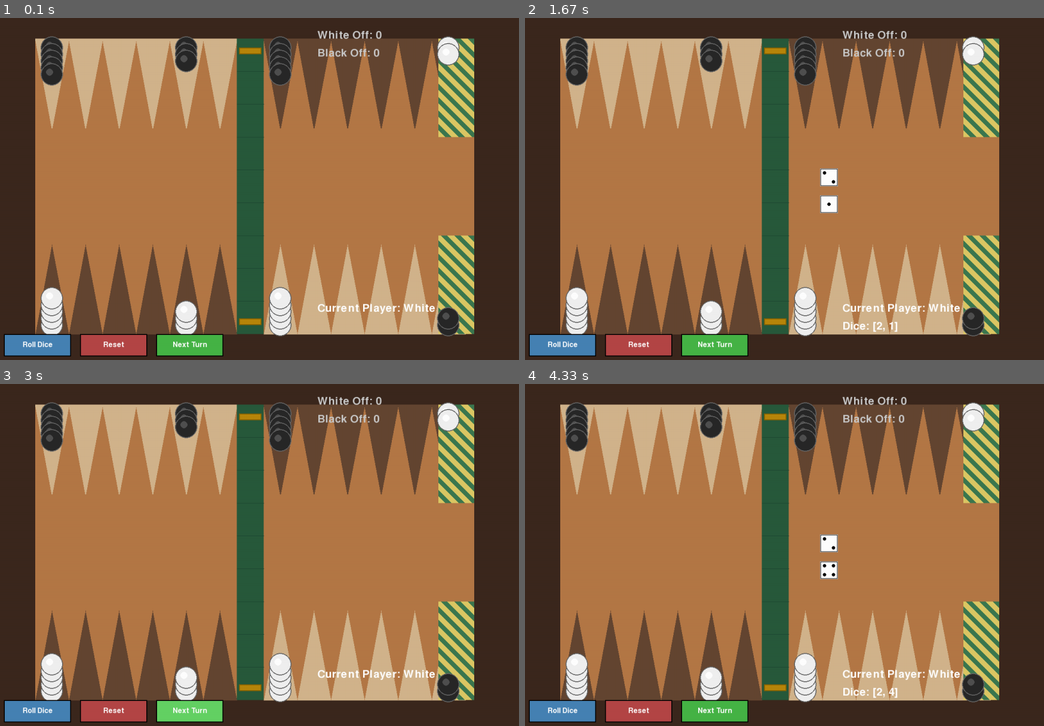
Above: before the commit, frames 1-4 (two rows, left to right).
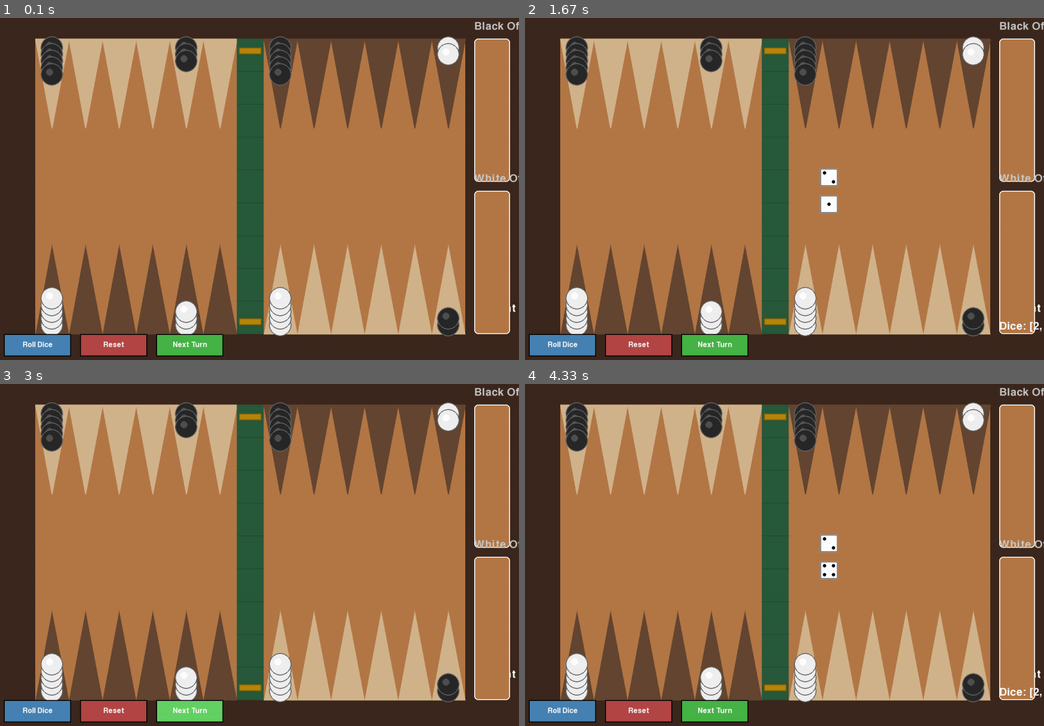
Above: after the commit, the same moments.

Repository: um-computacion/computacion-2025-backgammon-juliamorandini
Game: pygame game, started from PygameUI.py
Same seed, same stepped clock (60 frames per second), same inputs: the game is played once before the commit and once after it.
Inputs (mouse positions are in pixels of both pictures, inside the frame that each line leads up to):
- Up to frame 1 (0.1 s): no input
- Up to frame 2 (1.67 s): tap Space at 0.33 s; click (851, 212) at 0.72 s; click (800, 230) at 1.05 s; click (592, 271) at 1.38 s
- Up to frame 3 (3 s): click (254, 442) at 1.72 s; tap R at 2 s; hold N 2.33-2.87 s; tap Space at 2.4, 2.7 s; click "Next Turn" at 2.95 s
- Up to frame 4 (4.33 s): click (867, 678) at 3.28 s; tap Space at 3.63, 3.93 s

The runs differ from the first frame. In frame 1, 10% of the frame differs, in the area x 61-100%, y 1-93%; in frame 2, 11%; in frame 3, 10%; in frame 4, 11%.

Commit message:
agregado de bear offf boxes

Diff:
--- a/PygameUI.py
+++ b/PygameUI.py
@@ -71,6 +71,30 @@
         self.moves_made: int = 0
         self.max_moves_this_turn: int = 0
         self.running: bool = True
+
+
+        self.bear_off_area_width: int = 80 # Width of the bear-off area
+        # Calculate x position to be on the far right, with a small margin
+        self.bear_off_area_x: int = Config.SCREEN_WIDTH - self.bear_off_area_width - Config.BORDER_THICKNESS
+
+        # Black's Bear-Off Rect (Top-Right)
+        self.bear_off_rect_b: pygame.Rect = pygame.Rect(
+            self.bear_off_area_x, Config.BOARD_Y + Config.BORDER_THICKNESS,
+            self.bear_off_area_width, Config.BOARD_HEIGHT // 2 - Config.BORDER_THICKNESS * 1.5
+        )
+        # White's Bear-Off Rect (Bottom-Right)
+        self.bear_off_rect_w: pygame.Rect = pygame.Rect(
+            self.bear_off_area_x, Config.BOARD_Y + Config.BOARD_HEIGHT // 2 + Config.BORDER_THICKNESS * 0.5,
+            self.bear_off_area_width, Config.BOARD_HEIGHT // 2 - Config.BORDER_THICKNESS * 1.5
+        )
+
+        self.checker_radius: int = Config.CHECKER_RADIUS
+        self.checker_color_w: Tuple[int, int, int] = Config.WHITE_CHECKER
+        self.checker_color_b: Tuple[int, int, int] = Config.BLACK_CHECKER
+        self.checker_outline: Tuple[int, int, int] = Config.CHECKER_OUTLINE
+        # Assuming a color from Config or just hardcoding
+        self.bear_off_bg_color: Tuple[int, int, int] = Config.WOOD_BROWN # Use a board-like color
+
 
     def run(self):
         """Starts and runs the main game loop."""
@@ -200,7 +224,7 @@
                 entry_pt = get_entry_point_for_dice(
                     dice_val, self.backgammon_board.current_player
                 )
-                print(f"  Dice {dice_val} → Point {entry_pt}")
+                print(f" 	Dice {dice_val} → Point {entry_pt}")
             return
 
         # Clicked on board (attempting to enter)
@@ -255,48 +279,55 @@
     def handle_normal_move(self, mouse_pos: Tuple[int, int]):
         """Handles a move attempt when the player has no pieces on the bar."""
         clicked_point = self.board_interaction.get_clicked_point(mouse_pos)
-
-        if clicked_point is None:
-            return
+        player = self.backgammon_board.current_player
 
         if self.selected_point is None:
             # --- Select a point ---
+            if clicked_point is None:
+                print("Clicked outside points.")
+                return
+
             point_pieces = self.backgammon_board.board.points[clicked_point]
             if (
                 point_pieces
-                and point_pieces[0] == self.backgammon_board.current_player
+                and point_pieces[0] == player
             ):
                 self.selected_point = clicked_point
                 print(f"Selected point {clicked_point}")
             else:
                 print(
-                    f"No {self.backgammon_board.current_player} pieces at point {clicked_point}"
+                    f"No {player} pieces at point {clicked_point}"
                 )
         else:
             # --- Move to destination ---
-            if clicked_point == self.selected_point:
-                self.selected_point = None
-                print("Point deselected")
-                return
-
-            # --- Check for Bearing Off ---
-            # Note: This bear-off logic is simplified. A real check
-            # (backgammon_board.board.can_bear_off) should be used.
-            player = self.backgammon_board.current_player
+            is_bear_off_click = False
+            distance = 0
             is_bearing_off = self.backgammon_board.board.can_bear_off(player)
 
-            # Simple check if click is "off board" in the right direction
-            is_bear_off_click = False
-            if player == "W" and clicked_point < 0: # White bears off past 0
-                is_bear_off_click = True
-                # Calculate effective distance for bear off
-                distance = self.selected_point + 1
-            elif player == "B" and clicked_point > 23: # Black bears off past 23
-                is_bear_off_click = True
-                # Calculate effective distance for bear off
-                distance = 24 - self.selected_point
+            if clicked_point is not None:
+                # Clicked on a point
+                if clicked_point == self.selected_point:
+                    self.selected_point = None
+                    print("Point deselected")
+                    return
+                # This is a regular move, calculate distance
+                distance = abs(clicked_point - self.selected_point)
+
             else:
-                distance = abs(clicked_point - self.selected_point)
+                # Clicked off-point. Check if it's a valid bear-off click.
+                if player == "W" and self.bear_off_rect_w.collidepoint(mouse_pos):
+                    is_bear_off_click = True
+                    distance = self.selected_point + 1 # e.g., point 0 -> distance 1
+                elif player == "B" and self.bear_off_rect_b.collidepoint(mouse_pos):
+                    is_bear_off_click = True
+                    distance = 24 - self.selected_point # e.g., point 23 -> distance 1
+                else:
+                    # Clicked somewhere invalid (not a point, not correct bear-off)
+                    print("Invalid destination click.")
+                    self.selected_point = None # Deselect
+                    return
+
+            # --- Process the move (Bear off or Regular) ---
 
             if is_bearing_off and is_bear_off_click:
                 # --- Handle Bear Off Attempt ---
@@ -312,7 +343,7 @@
 
                 # Check if a higher dice value can be used (if no exact match and this is the furthest checker)
                 elif all(d > distance for d in self.backgammon_board.dice_values):
-                     # Check if this is the furthest checker
+                        # Check if this is the furthest checker
                     is_furthest = True
                     if player == 'W':
                         for p in range(self.selected_point + 1, 6):
@@ -320,25 +351,29 @@
                                 is_furthest = False
                                 break
                     else: # Player 'B'
-                         for p in range(self.selected_point - 1, 17, -1):
+                        for p in range(self.selected_point - 1, 17, -1): # 17 is 18-1
                             if self.backgammon_board.board.points[p] and self.backgammon_board.board.points[p][0] == 'B':
                                 is_furthest = False
                                 break
 
                     if is_furthest:
-                         if self.backgammon_board.board.bear_off(player, self.selected_point):
+                        if self.backgammon_board.board.bear_off(player, self.selected_point):
                             print(f"Bore off from point {self.selected_point} (using higher dice)!")
                             # Use the smallest dice that is larger than the distance
                             used_dice = min(d for d in self.backgammon_board.dice_values if d > distance)
                             self.backgammon_board.dice_values.remove(used_dice)
                             self.moves_made += 1
-                         else:
+                        else:
                             print("Cannot bear off from that point (logic error)!")
                     else:
                         print(f"No dice value matches for bearing off (must move furthest checker first)")
 
                 else:
                     print(f"No dice value matches for bearing off ({distance})")
+
+            elif clicked_point is None:
+                # This was a bear-off click, but 'is_bearing_off' was False
+                print("You cannot bear off yet (all pieces not in home).")
 
             # --- Handle Regular Move ---
             elif distance in self.backgammon_board.dice_values:
@@ -378,7 +413,6 @@
                     print("Turn complete!")
                     self.do_next_turn()
 
-
     def update(self):
         """Updates game state logic (e.g., animations)."""
         self.backgammon_board.update()
@@ -389,6 +423,13 @@
 
         # Draw board and pieces
         self.backgammon_board.render(self.screen)
+
+        # --- REMOVED: Old right panel drawing (stripes) ---
+        # No specific code was drawing a "red and yellow box" directly from config in the previous render.
+        # It's likely an internal part of BackgammonBoard or BoardInteraction.
+        # If there's still a striped area, it's coming from those files.
+        # For now, I'm assuming the changes here will handle the visible elements.
+
 
         # Draw buttons
         self.roll_button.draw(self.screen)
@@ -401,37 +442,65 @@
         )
         player_text: str = f"Current Player: {player_color}"
         text_surface: pygame.Surface = self.font.render(player_text, True, (255, 255, 255))
-        self.screen.blit(text_surface, (750, 660))
+        self.screen.blit(text_surface, (self.bear_off_area_x, 660))
 
         # Display bar pieces if any
         bar_pieces = self.backgammon_board.board.bar[self.backgammon_board.current_player]
         if bar_pieces > 0:
             bar_text: str = f"On Bar: {bar_pieces}"
             bar_surface: pygame.Surface = self.font.render(bar_text, True, (255, 100, 100))
-            self.screen.blit(bar_surface, (750, 620))
-
-        # Display borne-off pieces
+            self.screen.blit(bar_surface, (self.bear_off_area_x, 620))
+
         borne_off_w = self.backgammon_board.board.borne_off["W"]
         borne_off_b = self.backgammon_board.board.borne_off["B"]
+
+        # Draw Black's container
+        pygame.draw.rect(self.screen, self.bear_off_bg_color, self.bear_off_rect_b, 0, 8)
+        pygame.draw.rect(self.screen, (255, 255, 255), self.bear_off_rect_b, 2, 8)
+
+        # Draw White's container
+        pygame.draw.rect(self.screen, self.bear_off_bg_color, self.bear_off_rect_w, 0, 8)
+        pygame.draw.rect(self.screen, (255, 255, 255), self.bear_off_rect_w, 2, 8)
+
+        # Draw Black's borne-off checkers (stacked from bottom up)
+        for i in range(borne_off_b):
+            x = self.bear_off_rect_b.centerx
+            # Stack with a 1.5x overlap
+            y = self.bear_off_rect_b.bottom - (i * self.checker_radius // 1.5) - self.checker_radius - 5
+            if y < self.bear_off_rect_b.top + self.checker_radius: break # Stop if full
+            pygame.draw.circle(self.screen, self.checker_color_b, (x, y), self.checker_radius)
+            pygame.draw.circle(self.screen, self.checker_outline, (x, y), self.checker_radius, 2)
+
+        # Draw White's borne-off checkers (stacked from top down)
+        for i in range(borne_off_w):
+            x = self.bear_off_rect_w.centerx
+            y = self.bear_off_rect_w.top + (i * self.checker_radius // 1.5) + self.checker_radius + 5
+            if y > self.bear_off_rect_w.bottom - self.checker_radius: break # Stop if full
+            pygame.draw.circle(self.screen, self.checker_color_w, (x, y), self.checker_radius)
+            pygame.draw.circle(self.screen, self.checker_outline, (x, y), self.checker_radius, 2)
+
+        # Draw text labels for borne-off
         borne_off_text_w: str = f"White Off: {borne_off_w}"
         borne_off_text_b: str = f"Black Off: {borne_off_b}"
         borne_off_surf_w: pygame.Surface = self.font.render(borne_off_text_w, True, (200, 200, 200))
         borne_off_surf_b: pygame.Surface = self.font.render(borne_off_text_b, True, (200, 200, 200))
-        self.screen.blit(borne_off_surf_w, (750, 50))
-        self.screen.blit(borne_off_surf_b, (750, 90))
+        # Place text relative to the new rects
+        self.screen.blit(borne_off_surf_b, (self.bear_off_rect_b.x, self.bear_off_rect_b.y - 40))
+        self.screen.blit(borne_off_surf_w, (self.bear_off_rect_w.x, self.bear_off_rect_w.y - 40))
+
 
 
         # Display dice info
         if self.backgammon_board.dice_values:
             dice_text: str = f"Dice: {self.backgammon_board.dice_values}"
             dice_surface: pygame.Surface = self.font.render(dice_text, True, (255, 255, 255))
-            self.screen.blit(dice_surface, (750, 700))
+            self.screen.blit(dice_surface, (self.bear_off_rect_w.x, 700)) # Moved text
         else:
             if self.dice_rolled:
                 all_used: pygame.Surface = self.font.render(
                     "All dice used!", True, (255, 255, 0)
                 )
-                self.screen.blit(all_used, (750, 700))
+                self.screen.blit(all_used, (self.bear_off_rect_w.x, 700)) # Moved text
 
         pygame.display.flip()
 
--- a/config.py
+++ b/config.py
@@ -33,9 +33,9 @@
     BAR_WIDTH = 60
     BAR_X = BOARD_X + (BOARD_WIDTH - BAR_WIDTH) // 2
 
-    # Right panel dimensions
-    RIGHT_PANEL_WIDTH = 80
-    RIGHT_PANEL_X = BOARD_X + BOARD_WIDTH - RIGHT_PANEL_WIDTH
+    # Right panel dimensions (COMMENTED OUT, no longer used for striped panel)
+    # RIGHT_PANEL_WIDTH = 80
+    # RIGHT_PANEL_X = BOARD_X + BOARD_WIDTH - RIGHT_PANEL_WIDTH
 
     # Colors - Board
     DARK_BROWN = (60, 40, 30)
@@ -44,8 +44,8 @@
     DARK_POINT = (100, 70, 50)
     GREEN_BAR = (40, 90, 60)
     BRASS = (184, 134, 11)
-    STRIPE_GREEN = (60, 120, 80)
-    STRIPE_YELLOW = (220, 200, 100)
+    # STRIPE_GREEN = (60, 120, 80) # Removed
+    # STRIPE_YELLOW = (220, 200, 100) # Removed
 
     # Colors - Checkers
     WHITE_CHECKER = (240, 240, 240)
--- a/pygame_ui/board_renderer.py
+++ b/pygame_ui/board_renderer.py
@@ -23,7 +23,7 @@
         self._draw_board_background(surface)
         self._draw_points(surface)
         self._draw_bar(surface)
-        self._draw_right_panel(surface)
+       # self._draw_right_panel(surface)
 
     def _draw_border(self, surface: pygame.Surface) -> None:
         outer_rect = pygame.Rect(
@@ -115,33 +115,6 @@
         pygame.draw.rect(surface, Config.BRASS, bottom_hinge)
         pygame.draw.rect(surface, (140, 100, 0), bottom_hinge, 2)
 
-    def _draw_right_panel(self, surface: pygame.Surface) -> None:
-        panel_height = self._inner_bottom - self._inner_top
-        section_height = panel_height // 3
-
-        self._draw_stripes(
-            surface,
-            Config.RIGHT_PANEL_X,
-            self._inner_top,
-            Config.RIGHT_PANEL_WIDTH,
-            section_height,
-        )
-
-        middle_rect = pygame.Rect(
-            Config.RIGHT_PANEL_X,
-            self._inner_top + section_height,
-            Config.RIGHT_PANEL_WIDTH,
-            section_height,
-        )
-        pygame.draw.rect(surface, Config.WOOD_BROWN, middle_rect)
-
-        self._draw_stripes(
-            surface,
-            Config.RIGHT_PANEL_X,
-            self._inner_top + 2 * section_height,
-            Config.RIGHT_PANEL_WIDTH,
-            section_height,
-        )
 
     def _draw_stripes(
         self, surface: pygame.Surface, x: int, y: int, width: int, height: int
--- a/pygame_ui/checker_renderer.py
+++ b/pygame_ui/checker_renderer.py
@@ -29,7 +29,7 @@
                 )
 
         self._draw_bar_checkers(surface, board.bar)
-        self._draw_borne_off_checkers(surface, board.borne_off)
+        #self._draw_borne_off_checkers(surface, board.borne_off)
 
         return checker_positions
 
Not shown, changed: promps-desarrollo.md
